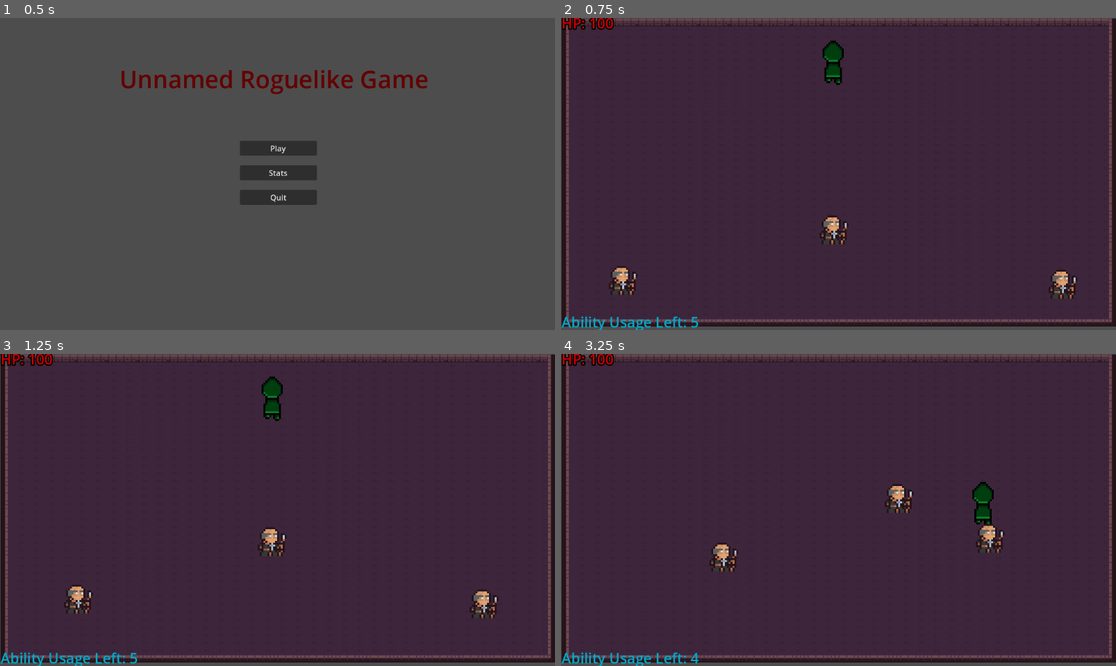
Above: before the commit, frames 1-4 (two rows, left to right).
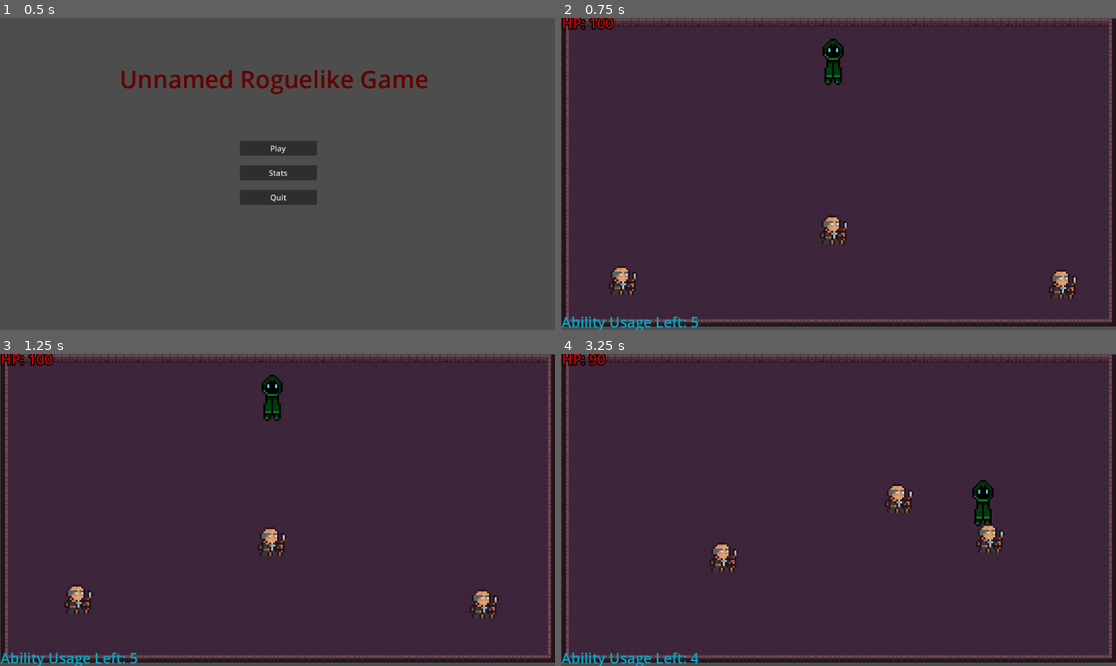
Above: after the commit, the same moments.

Repository: Unnamed-Roguelike-Game/Game
Game: Godot game, scene res://Main_Menu.tscn
The game is run twice, just before and just after one commit, with the same random seed, the same clock (stepped at 60 frames per second) and the same inputs.
Inputs (mouse positions are in pixels of both pictures, inside the frame that each line leads up to):
- Up to frame 1 (0.5 s): no input
- Up to frame 2 (0.75 s): click "Play" at 0.5 s
- Up to frame 3 (1.25 s): no input
- Up to frame 4 (3.25 s): move the mouse to (960, 494) at 1.27 s; hold D (right) 1.28-2.03 s; click (960, 494) at 1.35 s; move the mouse to (727, 525) at 2.02 s; hold S (down) 2.03-2.78 s; tap E (use_ability) at 2.1 s; move the mouse to (894, 441) at 2.77 s; hold D (right) from 2.78 s (still down); click (894, 441) at 2.85 s

Frame 1 is identical in both runs. In frame 2, 0.2% of the frame differs, in the area x 47-51%, y 6-22%; in frame 3, 0.2%; in frame 4, 0.3%, in the area x 4-78%, y 0-56%.

Commit message:
Remove temporary player damage animation, rework player damage functions

Diff:
--- a/Unnamed Roguelike Game/Player.gd
+++ b/Unnamed Roguelike Game/Player.gd
@@ -21,6 +21,9 @@
 
 	velocity = input_direction * player_speed * delta
 
+	handle_animations(input_direction)
+	handle_damage()
+
 	if Input.is_action_just_pressed("shoot"):
 		shoot()
 
@@ -28,6 +31,22 @@
 		use_heal_ability(10)
 
 	move_and_collide(velocity)
+
+
+func handle_animations(input_direction: Vector2) -> void:
+	pass
+
+
+func handle_damage() -> void:
+	if enemies_in_hitbox.is_empty():
+		return
+
+	if !hurt_timer.is_stopped():
+		return
+
+	player_hit()
+	hurt_timer.start(1)
+
 
 func use_heal_ability(health_to_heal: int) -> void:
 	if ability_used_count >= max_ability_usage:
@@ -43,11 +62,6 @@
 	current_player_health = min(current_player_health + health_to_heal, max_player_health)
 
 
-func player_death():
-	if current_player_health <= 0:
-		self.queue_free()
-
-
 func shoot() -> void:
 	var arrow: Node2D = Arrow.instantiate()
 	arrow_direction.look_at(get_global_mouse_position())
@@ -57,36 +71,16 @@
 
 func player_hit() -> void:
 	current_player_health -= 10
-	player_death()
-	modulate.a = 0.5
-	modulate.b = 0
-	modulate.g = 0
-	hurt_timer.start()
-	#Psuedo Hurt animation to show when I-Frames start/end
-	var tween: Tween = get_tree().create_tween()
-	var tween2: Tween = get_tree().create_tween()
-	var tween3: Tween = get_tree().create_tween()
-	tween.tween_property(self, "modulate:a", 1, 1.5)
-	tween2.tween_property(self, "modulate:b", 1, 1)
-	tween3.tween_property(self, "modulate:g", 1, 1)
+
+	if current_player_health <= 0:
+		self.queue_free()
 
 
 func _on_hurtbox_body_entered(body: Node2D) -> void:
 	if "Enemy" in body.name:
-		if enemies_in_hitbox.is_empty():
-			enemies_in_hitbox.push_back(body.name)
-		if modulate.a == 1:
-			player_hit()
+		enemies_in_hitbox.push_back(body.name)
 
 
 func _on_hurtbox_body_exited(body: Node2D) -> void:
 	if "Enemy" in body.name:
 		enemies_in_hitbox.pop_back()
-
-
-func _on_hurt_timer_timeout() -> void:
-	modulate.a = 1
-	modulate.b = 1
-	modulate.g = 1
-	if !enemies_in_hitbox.is_empty():
-		player_hit()
--- a/Unnamed Roguelike Game/Player.tscn
+++ b/Unnamed Roguelike Game/Player.tscn
@@ -168,8 +168,8 @@
 }]
 
 [sub_resource type="CapsuleShape2D" id="CapsuleShape2D_pcabg"]
-radius = 7.5
-height = 17.5
+radius = 5.5
+height = 24.0
 
 [sub_resource type="Animation" id="Animation_sy5mw"]
 resource_name = "IdleForward"
@@ -312,7 +312,7 @@
 
 [node name="AnimatedSprite2D" type="AnimatedSprite2D" parent="." groups=["Player"]]
 sprite_frames = SubResource("SpriteFrames_ju47r")
-animation = &"RunBack"
+animation = &"IdleForward"
 metadata/_edit_lock_ = true
 
 [node name="Hurtbox" type="Area2D" parent="." groups=["Player"]]
@@ -336,4 +336,3 @@
 
 [connection signal="body_entered" from="Hurtbox" to="." method="_on_hurtbox_body_entered"]
 [connection signal="body_exited" from="Hurtbox" to="." method="_on_hurtbox_body_exited"]
-[connection signal="timeout" from="Hurt_Timer" to="." method="_on_hurt_timer_timeout"]
